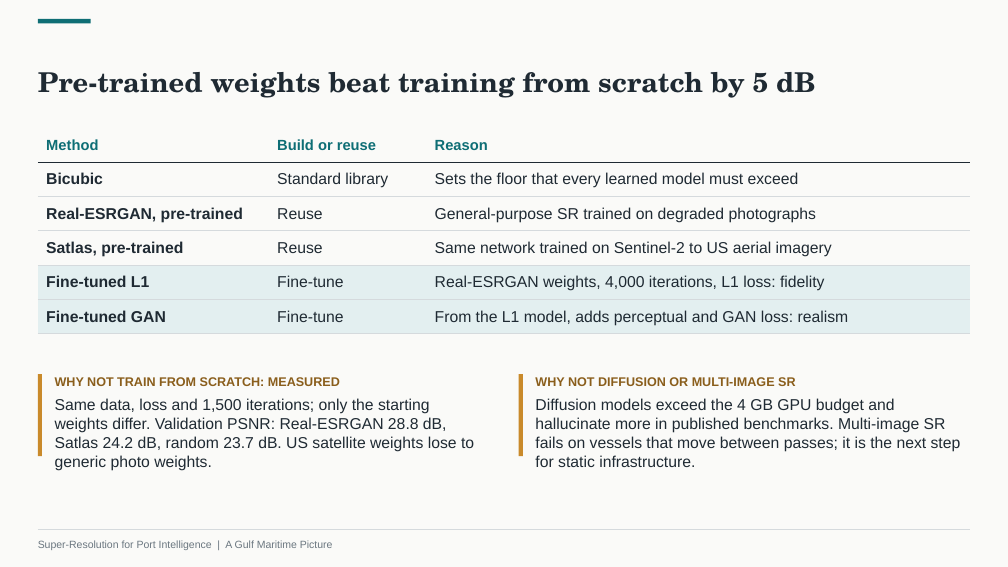
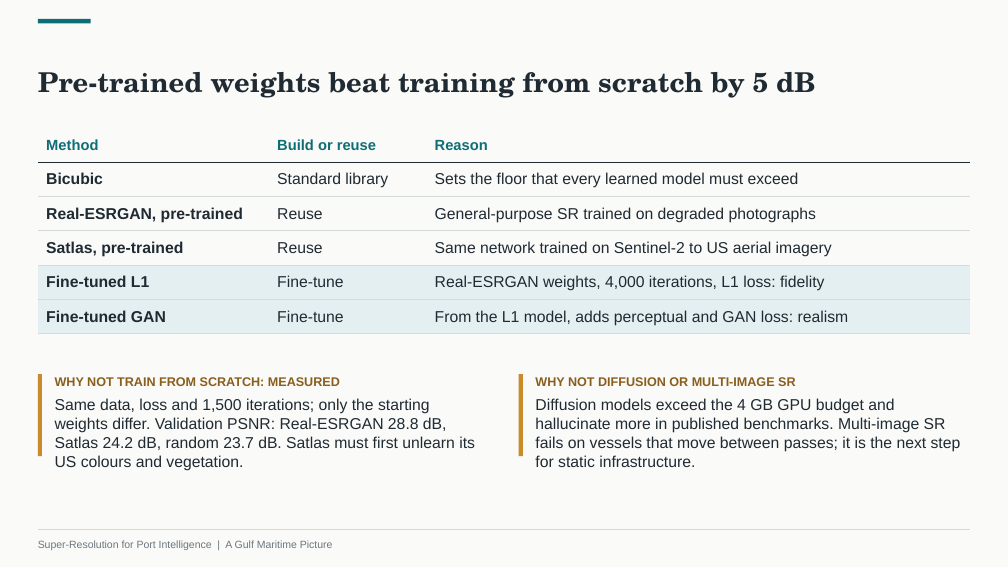
Before and after one commit to JordanManoj/gulf-port-superresolution, a slide deck: slide 4 of presentation/Super-Resolution_for_Port_Intelligence.pptx. Drawn at 1008x567 pixels with LibreOffice and Linux fonts; fonts in the diff are those of the drawing. Boxes give left, top, right and bottom in pixels: in the first picture for what was removed or moved away, otherwise in the second. Text is boxed around its words. In the diff, an @@ line names an element or a change of style, - is before the commit and + after.

Commit message:
Deck: metric definitions on the results slide, metrics backup slide, ablation start-to-end values

```diff
--- a/presentation/Super-Resolution_for_Port_Intelligence.pptx
+++ b/presentation/Super-Resolution_for_Port_Intelligence.pptx
@@ text at [55,398,475,471]: text changed @@
-Same data, loss and 1,500 iterations; only the starting weights differ. Validation PSNR: Real-ESRGAN 28.8 dB, Satlas 24.2 dB, random 23.7 dB. US satellite weights lose to generic photo weights.
+Same data, loss and 1,500 iterations; only the starting weights differ. Validation PSNR: Real-ESRGAN 28.8 dB, Satlas 24.2 dB, random 23.7 dB. Satlas must first unlearn its US colours and vegetation.
```
Also in this commit, not shown: 2 other slides changed, 1 slide added, 1 other file.
